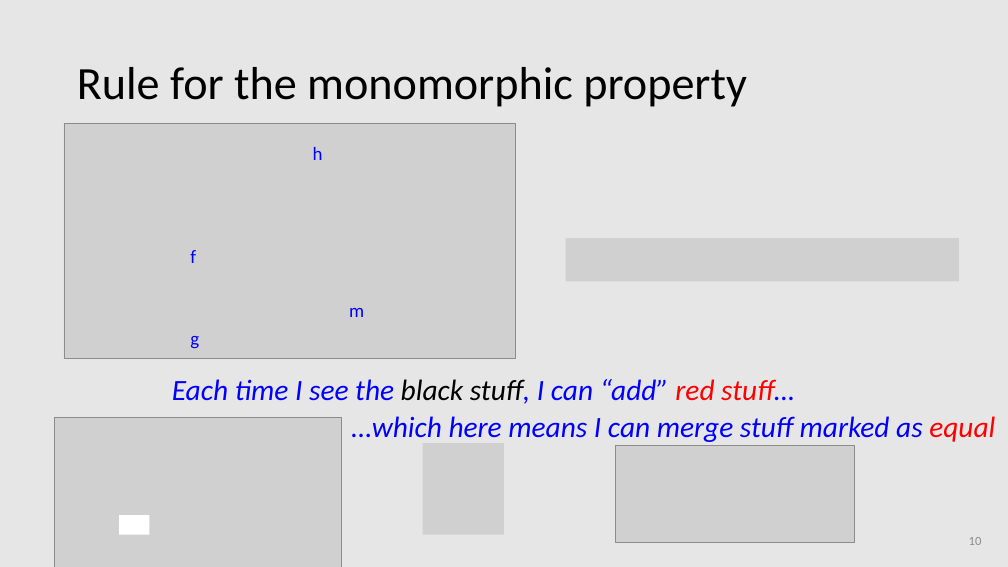
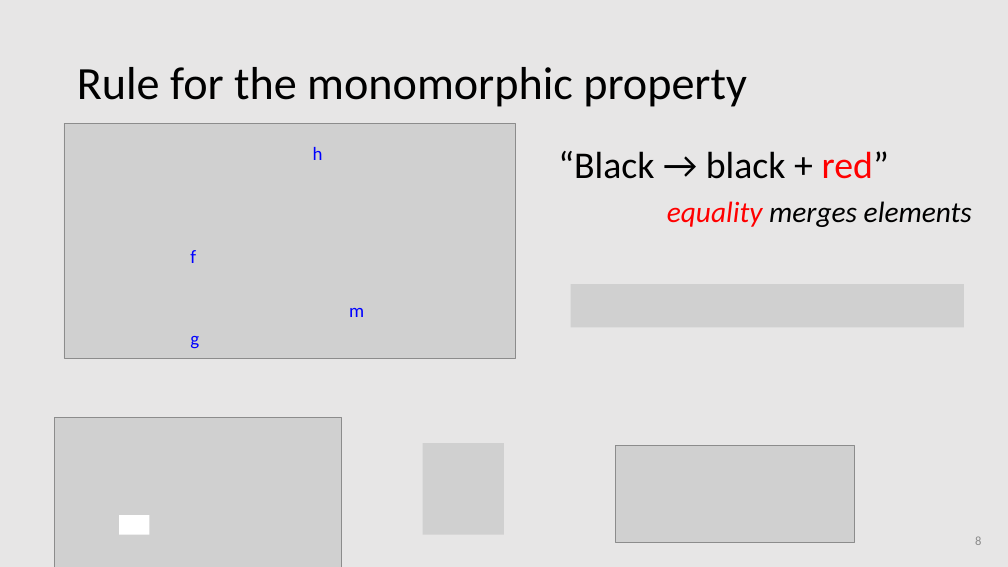
Before and after one commit to amblafont/slides, a slide deck: slide 8 of diagrammatic-reasoning/2024-november-coreact.pptx (slide 10 before the commit). Drawn at 1008x567 pixels with LibreOffice and Linux fonts; fonts in the diff are those of the drawing; grey boxes stand for pictures. Boxes give left, top, right and bottom in pixels: in the first picture for what was removed or moved away, otherwise in the second. Text is boxed around its words. In the diff, an @@ line names an element or a change of style, - is before the commit and + after.

```diff
--- a/diagrammatic-reasoning/2024-november-coreact.pptx
+++ b/diagrammatic-reasoning/2024-november-coreact.pptx
@@ text added at [558,151,889,179], 36 pt, text #000000 @@
+“Black → black + red”
@@ text added at [667,201,972,227], 28 pt, text #000000, italic @@
+equality merges elements
@@ picture removed at [566,238,959,281] @@
@@ picture added at [571,284,964,327] @@
@@ text removed at [172,379,794,404] @@
-Each time I see the black stuff, I can “add” red stuff…
@@ text removed at [352,416,995,442] @@
-…which here means I can merge stuff marked as equal
@@ page number at [975,536,981,545]: text changed @@
-10
+8
```
Also in this commit, not shown: 9 other slides changed, 1 slide added, 2 slides removed.
